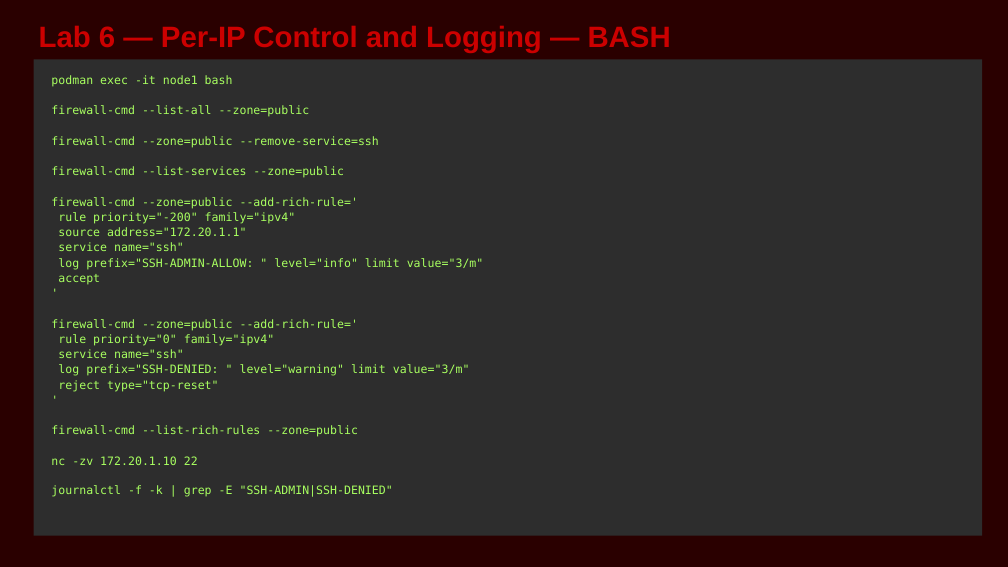
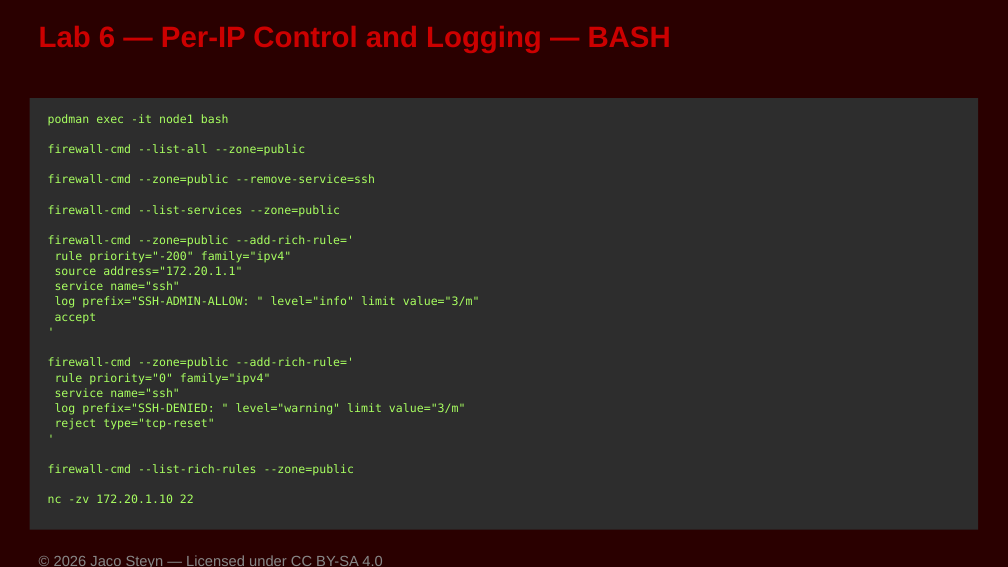
Before and after one commit to UncleJS/course_firewalld, a slide deck: slide 27 of slides/06-rich-rules.odp (slide 25 before the commit). Drawn at 1008x567 pixels with LibreOffice and Linux fonts; fonts in the diff are those of the drawing. Boxes give left, top, right and bottom in pixels: in the first picture for what was removed or moved away, otherwise in the second. Text is boxed around its words. In the diff, an @@ line names an element or a change of style, - is before the commit and + after.

```diff
--- a/slides/06-rich-rules.odp
+++ b/slides/06-rich-rules.odp
@@ rectangle "podman exec -it node1 bash ...": place and size @@
-rectangle "podman exec -it node1 bash ..." at [33,60,982,536]
+rectangle "podman exec -it node1 bash ..." at [29,98,978,530]
@@ text in rectangle at [51,485,393,497]: paragraph removed @@
-journalctl -f -k | grep -E "SSH-ADMIN|SSH-DENIED"
@@ text added at [54,555,382,567], 14 pt, text #888888 @@
+© 2026 Jaco Steyn — Licensed under CC BY-SA 4.0
```
Also in this commit, not shown: 26 other slides changed, 3 slides added, 33 other files.
